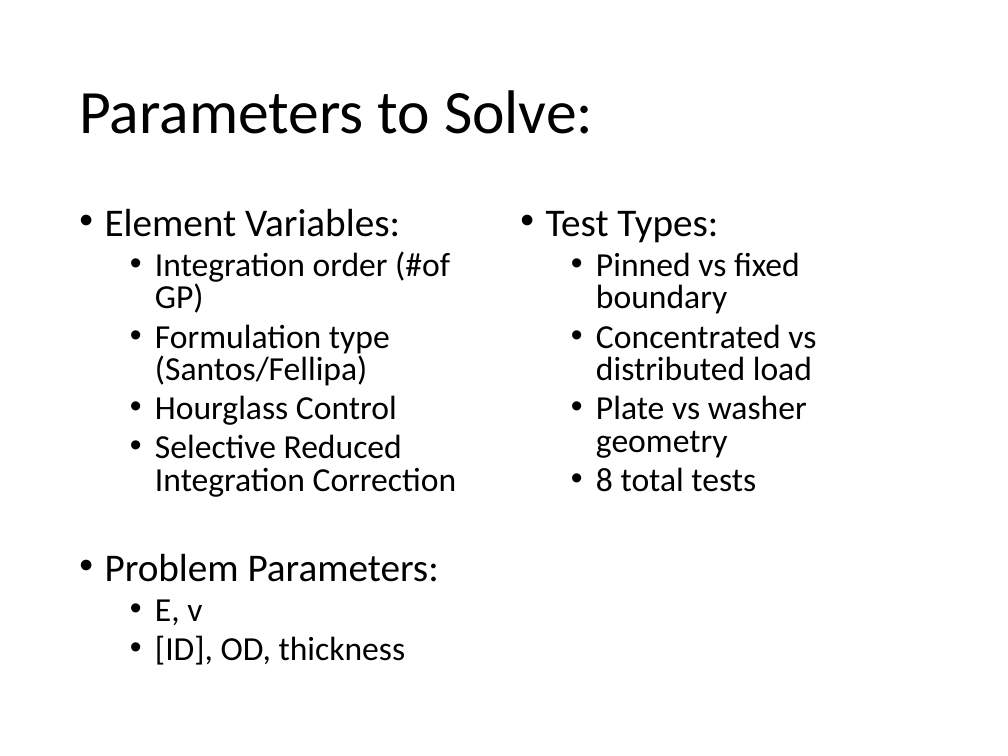
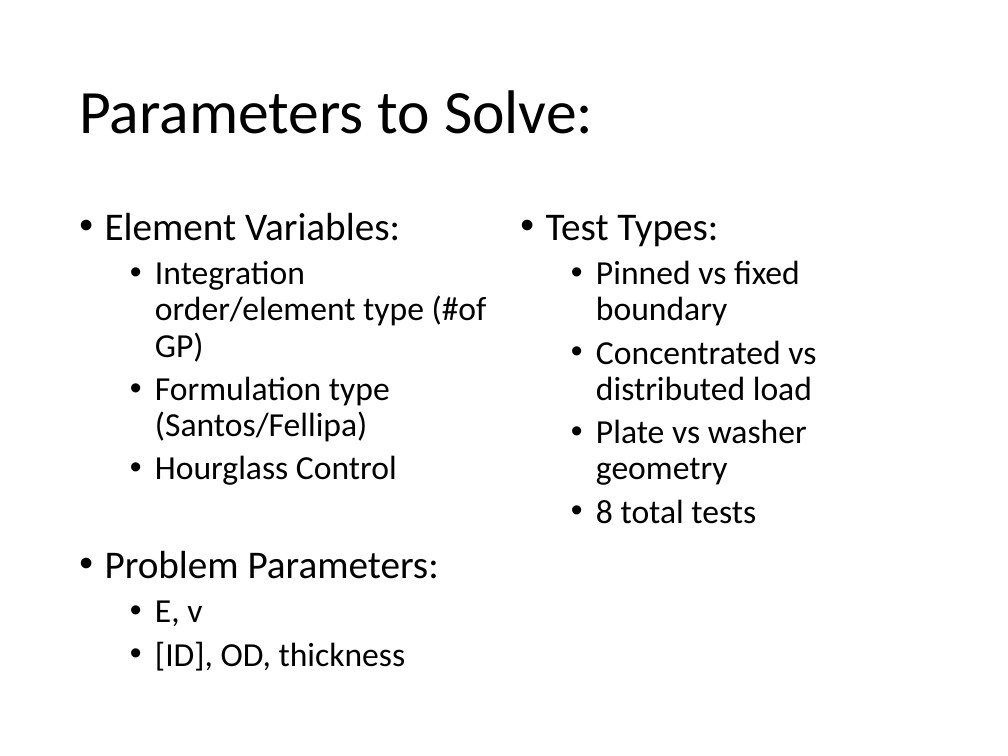
Before and after one commit to dlontine/AFEM16_UofU_Axisym, a slide deck: slide 13 of Presentation/Axisymmetric project (2).pptx (slide 14 before the commit). Drawn at 1008x756 pixels with LibreOffice and Linux fonts; fonts in the diff are those of the drawing. Boxes give left, top, right and bottom in pixels: in the first picture for what was removed or moved away, otherwise in the second. Text is boxed around its words. In the diff, an @@ line names an element or a change of style, - is before the commit and + after.

```diff
--- a/Presentation/Axisymmetric project (2).pptx
+++ b/Presentation/Axisymmetric project (2).pptx
@@ text "Test Types:" at [546,215,816,524]: line spacing 0.8 to 0.9 @@
@@ text at [105,212,439,671]: line spacing 0.8 to 0.9 @@
@@ text at [155,260,487,362]: text changed @@
-  • Integration order (#of GP)
+  • Integration order/element type (#of GP)
@@ text at [155,434,457,497]: paragraph removed @@
-  • Selective Reduced Integration Correction
```
Also in this commit, not shown: 1 slide added, 2 slides removed.
